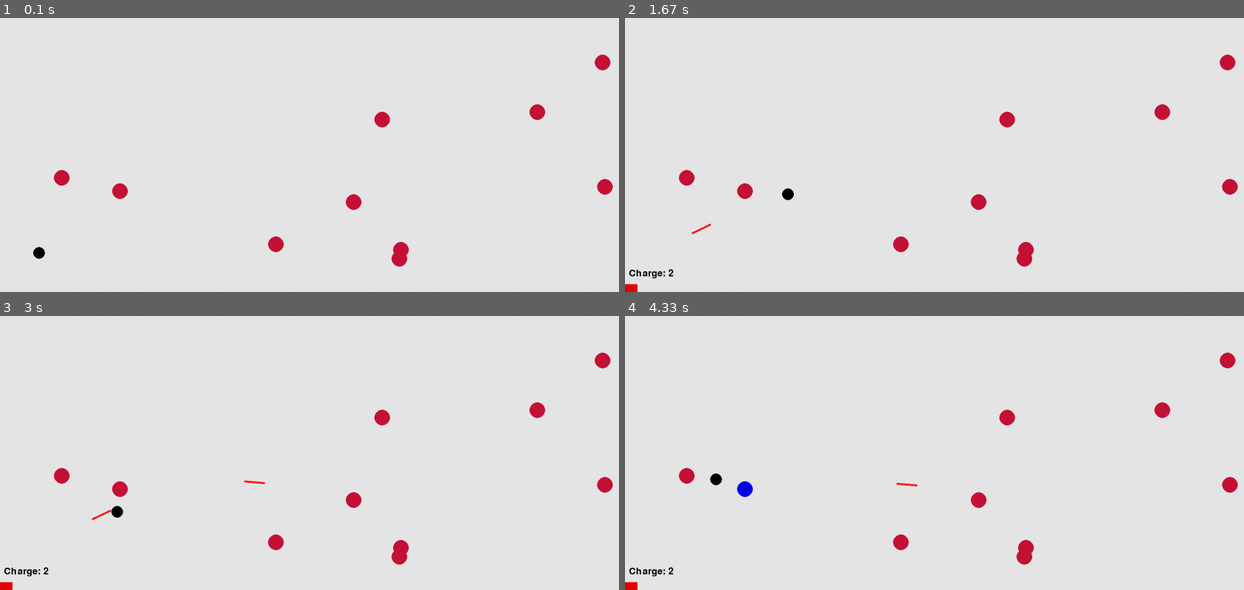
Above: before the commit, frames 1-4 (two rows, left to right).
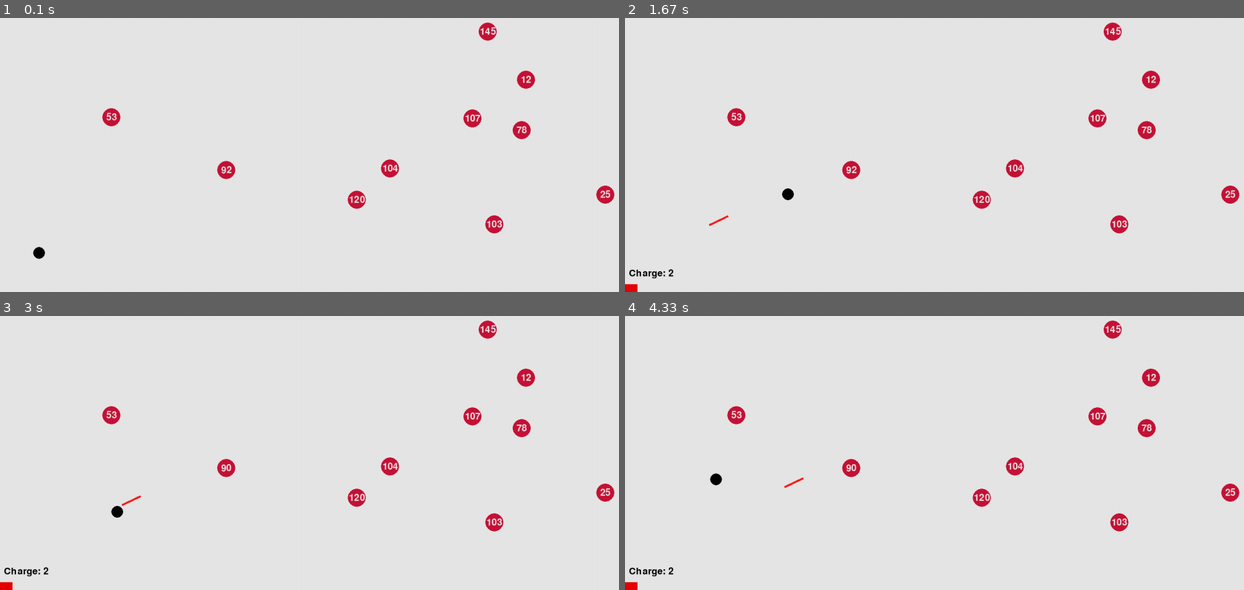
Above: after the commit, the same moments.

Repository: dionisiyKDO/PyGame-SpearLaunch
Game: pygame game, started from main.py
The game is run twice, just before and just after one commit, with the same random seed, the same clock (stepped at 60 frames per second) and the same inputs.
Inputs (mouse positions are in pixels of both pictures, inside the frame that each line leads up to):
- Up to frame 1 (0.1 s): no input
- Up to frame 2 (1.67 s): click (940, 116) at 0.38 s; hold D 0.67-1.13 s; move the mouse to (915, 130) at 0.7 s; hold W 1.17-1.47 s; hold D from 1.5 s (still down)
- Up to frame 3 (3 s): release D at 1.97 s; click (371, 491) at 2.05 s; hold A 2.33-2.87 s; hold S from 2.9 s (still down)
- Up to frame 4 (4.33 s): release S at 3.2 s; hold A 3.23-3.63 s; hold W 3.67-4.03 s; hold D from 4.07 s (still down)

The runs differ from the first frame. In frame 1, 2.4% of the frame differs, in the area x 8-100%, y 1-91%; in frame 2, 2.4%; in frame 3, 2.5%; in frame 4, 2.4%.

Commit message:
added enemies health system

Diff:
--- a/Enemie.py
+++ b/Enemie.py
@@ -3,23 +3,32 @@
 from settings import *
 
 class Enemie:
-    def __init__(self, x, y):
+    def __init__(self, x, y, hp):
         self.x = x
         self.y = y
+        self.hp = hp
+        self.font = pygame.font.Font(FONT_NAME, FONT_SIZE)
         self.radius = DUMMY_RADIUS
         self.color = DUMMY_COLOR
-        self.hit = False
+        self.killed = False
 
     def draw(self, display):
         pygame.draw.circle(display, self.color, (int(self.x), int(self.y)), self.radius)
+        charge_text = self.font.render(f"{self.hp}", True, WHITE)
+        charge_text_rect = charge_text.get_rect(center=(int(self.x), int(self.y)))
+        display.blit(charge_text, charge_text_rect)
 
     def check_collision(self, spear):
-        if not self.hit and spear.thrown and not spear.destroyed:
+        if not self.killed and spear.thrown and not spear.destroyed:
             distance = math.sqrt((self.x - spear.x) ** 2 + (self.y - spear.y) ** 2)
             max_distance = self.radius + spear.length / 2
             if distance <= max_distance:
-                self.hit = True
+                # self.killed = True
+                self.hp -= spear.charge_value
                 spear.destroy()
-                self.color = HIT_COLOR
+                if self.hp <= 0:
+                    self.hp = 0
+                    self.killed = True
+                    self.color = KILLED_COLOR
                 return True
         return False
--- a/main.py
+++ b/main.py
@@ -47,7 +47,7 @@
         pygame.init()
         pygame.display.set_caption('Flying Spear')
         self.clock = pygame.time.Clock()
-        self.font  = pygame.font.Font(None, 36)
+        self.font  = pygame.font.Font(FONT_NAME, FONT_SIZE)
         self.running = True
 
         self.screen = pygame.display.set_mode((SCREEN_WIDTH, SCREEN_HEIGHT), pygame.OPENGL | pygame.DOUBLEBUF)
@@ -55,7 +55,7 @@
 
         self.ctx = moderngl.create_context()
 
-        self.enemies = [Enemie(random.randint(50, SCREEN_WIDTH - 50), random.randint(50, SCREEN_HEIGHT - 50)) for _ in range(NUM_ENEMIES)]
+        self.enemies = self.create_enemies()
         self.character = Character(*CHARACTER_POS)
         self.spears = []
 
@@ -97,6 +97,8 @@
         )
         self.render_object = self.ctx.vertex_array(scene_shader, [(quad_buffer, '2f 2f', 'in_vert', 'in_uv')])
 
+    def create_enemies(self, NUM_ENEMIES=NUM_ENEMIES):
+        return [Enemie(random.randint(50, SCREEN_WIDTH - 50), random.randint(50, SCREEN_HEIGHT - 50), random.randint(5, 150)) for _ in range(NUM_ENEMIES)]
 
     def run(self):
         while self.running:
@@ -135,8 +137,8 @@
             dy =  CHARACTER_SPEED * delta_time
         self.character.move(dx, dy)
 
-        if all(enemy.hit == True for enemy in self.enemies): # All self.enemies have been hit -> reset them
-            self.enemies = [Enemie(random.randint(50, SCREEN_WIDTH - 50), random.randint(50, SCREEN_HEIGHT - 50)) for _ in range(NUM_ENEMIES)]
+        if all(enemy.killed == True for enemy in self.enemies): # All self.enemies have been hit -> reset them
+            self.enemies = self.create_enemies()
 
         for spear in self.spears:
             if not spear.thrown:
--- a/settings.py
+++ b/settings.py
@@ -11,6 +11,9 @@
 SCREEN_WIDTH = 1600
 SCREEN_HEIGHT = 900
 FPS = 288
+FONT_NAME = None
+FONT_SIZE = 36
+
 
 # Main character properties
 CHARACTER_POS = [100, SCREEN_HEIGHT - 100]
@@ -22,15 +25,15 @@
 SPEAR_COLOR = BLACK
 SPEAR_WIDTH = 5
 SPEAR_HEIGHT = 50
-SPEAR_MAX_SPEED = 40  # 50
-SPEAR_IMPULSE = 3.0 # 4
+SPEAR_MAX_SPEED = 60  # 50
+SPEAR_IMPULSE = 4.5 # 4
 CHARGE_TIME = 1.5  # Charge time in seconds
 CHARGE_VALUE_MAX = 100
 
 # Enemies properties
 NUM_ENEMIES = 10
-DUMMY_RADIUS = 20
+DUMMY_RADIUS = 23
 DUMMY_SPEED = 10
 DUMMY_COLOR = CRIMSON
 DUMMY_SPAWN_INTERVAL = 0.4
-HIT_COLOR = BLUE
+KILLED_COLOR = GREY
